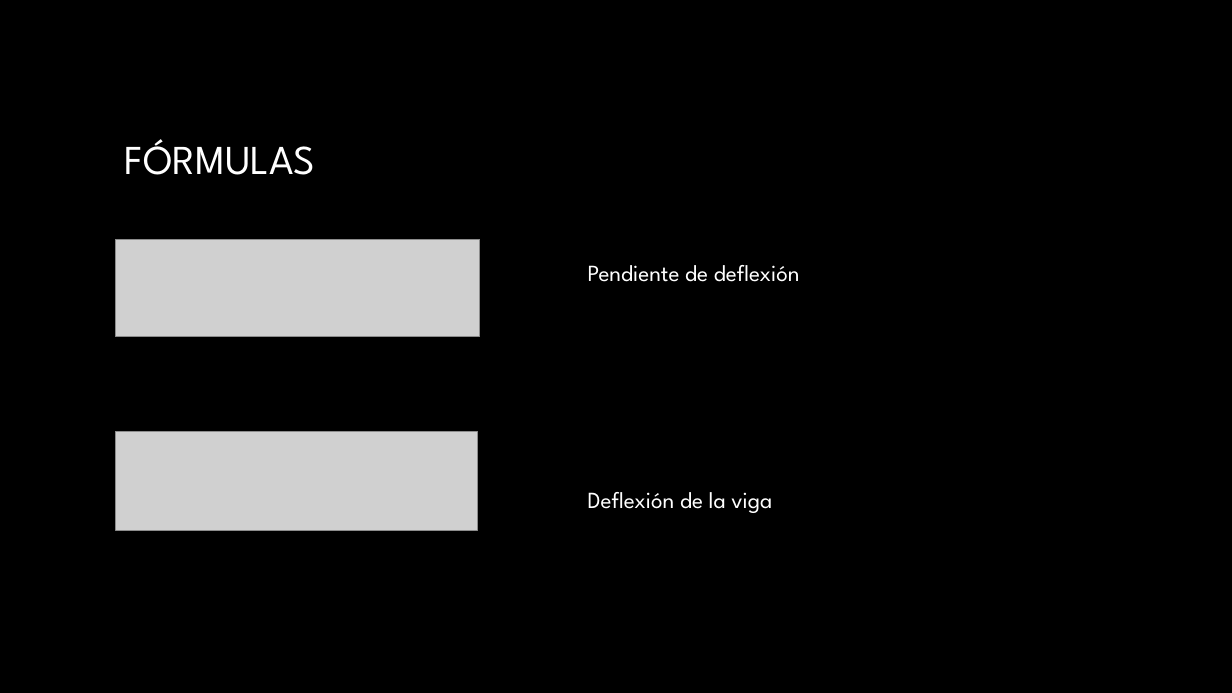
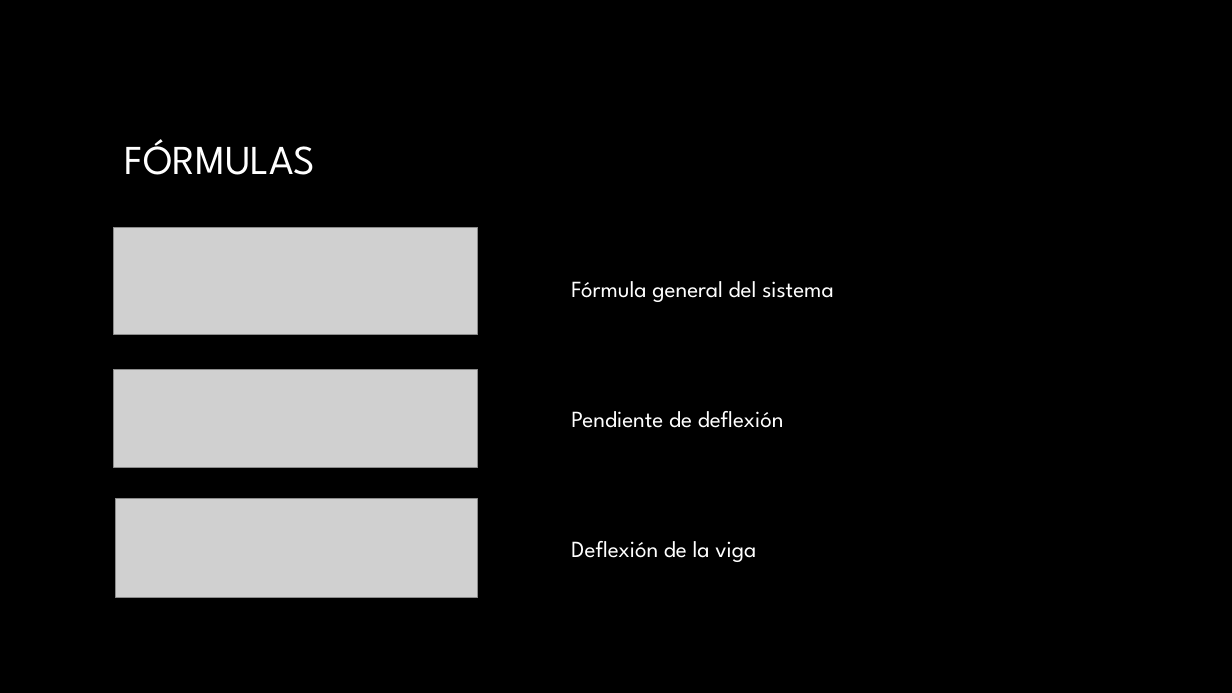
Before and after one commit to IC707912/PROYECTO-PRIMER-PARCIAL, a slide deck: slide 7 of Proyecto módulo 1.pptx. Drawn at 1232x693 pixels with LibreOffice and Linux fonts; fonts in the diff are those of the drawing; grey boxes stand for pictures; background and template pictures are left out. Boxes give left, top, right and bottom in pixels: in the first picture for what was removed or moved away, otherwise in the second. Text is boxed around its words. In the diff, an @@ line names an element or a change of style, - is before the commit and + after.

```diff
--- a/Proyecto módulo 1.pptx
+++ b/Proyecto módulo 1.pptx
@@ picture added at [114,227,478,335] @@
@@ text added at [571,281,833,302], 18 pt, text #FFFFFF @@
+Fórmula general del sistema
@@ picture: place and size @@
-picture at [116,239,480,336]
+picture at [114,370,478,467]
@@ text "Pendiente de deflexión": place and size @@
-text "Pendiente de deflexión" at [588,265,800,282]
+text "Pendiente de deflexión" at [571,411,784,428]
@@ picture: place and size @@
-picture at [116,432,478,531]
+picture at [116,499,478,598]
@@ text "Deflexión de la viga": place and size @@
-text "Deflexión de la viga" at [588,492,772,513]
+text "Deflexión de la viga" at [571,541,756,562]
```
Also in this commit, not shown: 1 other file.
